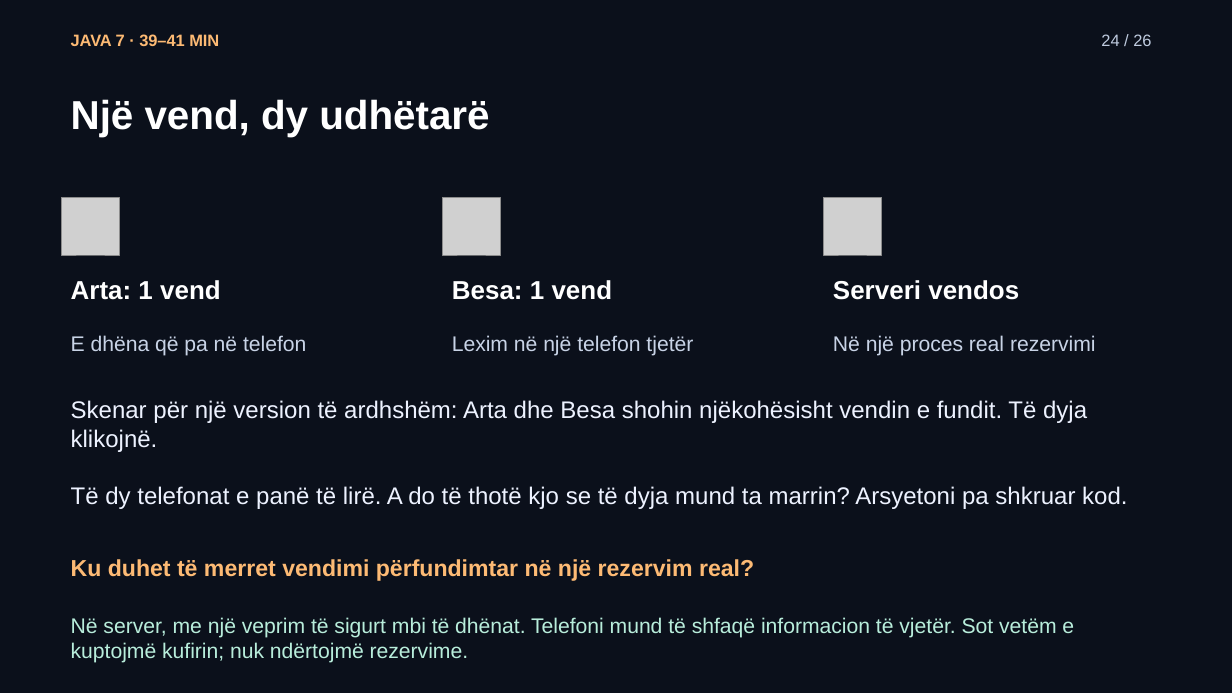
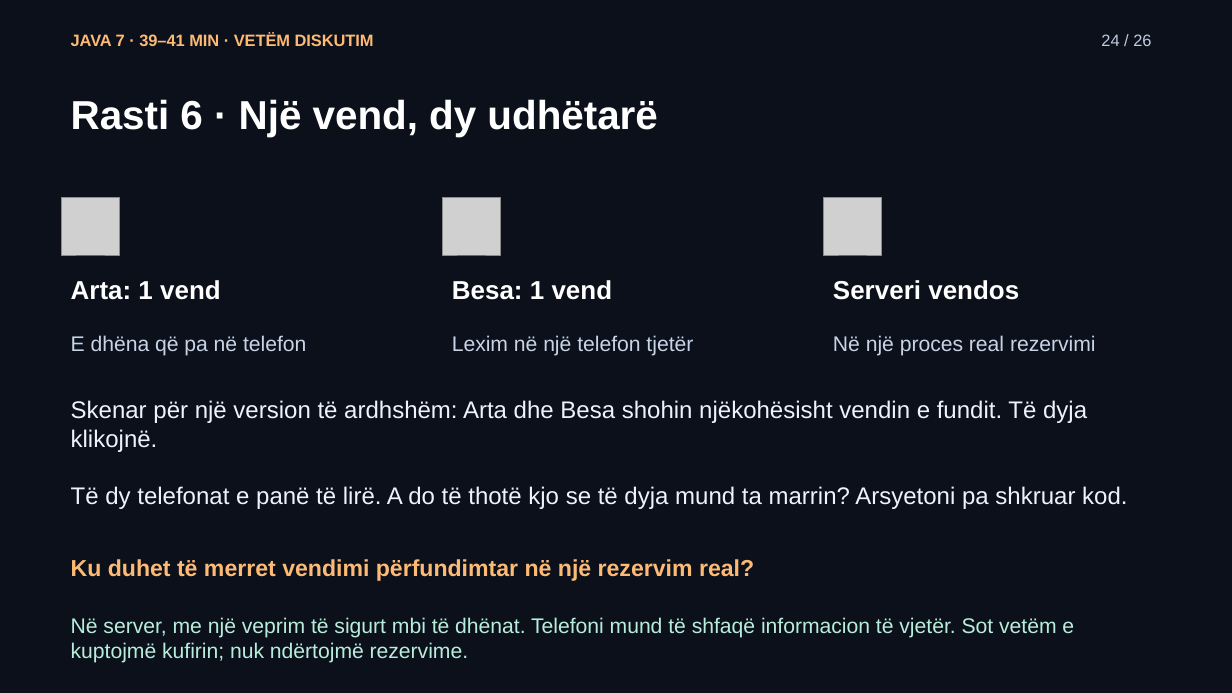
Before and after one commit to arbenl/arbenl.github.io, a slide deck: slide 24 of lendet/2026-2027/mobile/lectures/ligjerata-07-kontrolli-mvp-rideshare-2026.pptx. Drawn at 1232x693 pixels with LibreOffice and Linux fonts; fonts in the diff are those of the drawing; grey boxes stand for pictures. Boxes give left, top, right and bottom in pixels: in the first picture for what was removed or moved away, otherwise in the second. Text is boxed around its words. In the diff, an @@ line names an element or a change of style, - is before the commit and + after.

```diff
--- a/lendet/2026-2027/mobile/lectures/ligjerata-07-kontrolli-mvp-rideshare-2026.pptx
+++ b/lendet/2026-2027/mobile/lectures/ligjerata-07-kontrolli-mvp-rideshare-2026.pptx
@@ text at (x1=71, y1=33, x2=374, y2=46): text changed @@
-JAVA 7 · 39–41 MIN
+JAVA 7 · 39–41 MIN · VETËM DISKUTIM
@@ text at (x1=71, y1=99, x2=657, y2=137): text changed @@
-Një vend, dy udhëtarë
+Rasti 6 · Një vend, dy udhëtarë
```
Also in this commit, not shown: 18 other slides changed, 1 slide added, 1 slide removed, 12 other files.
